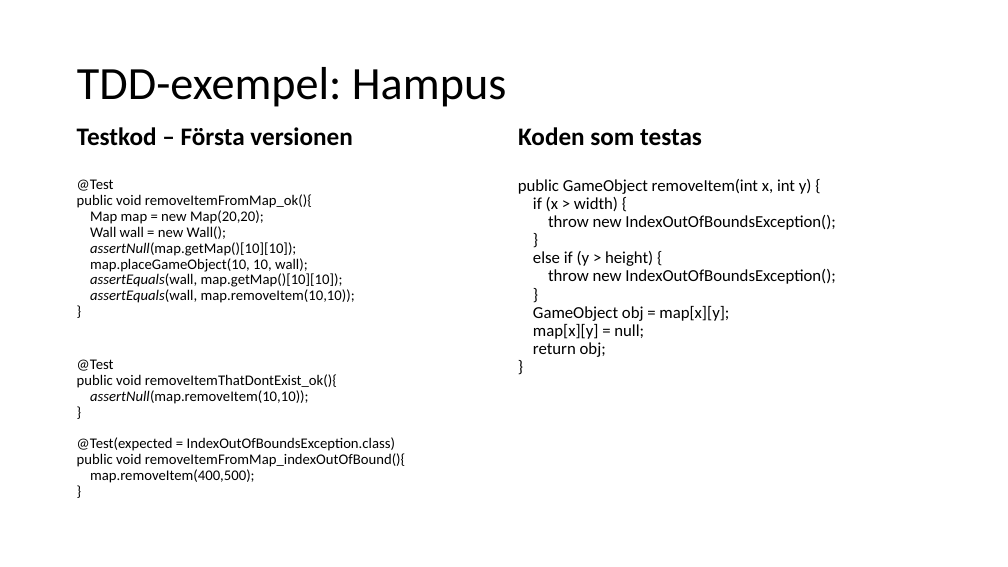
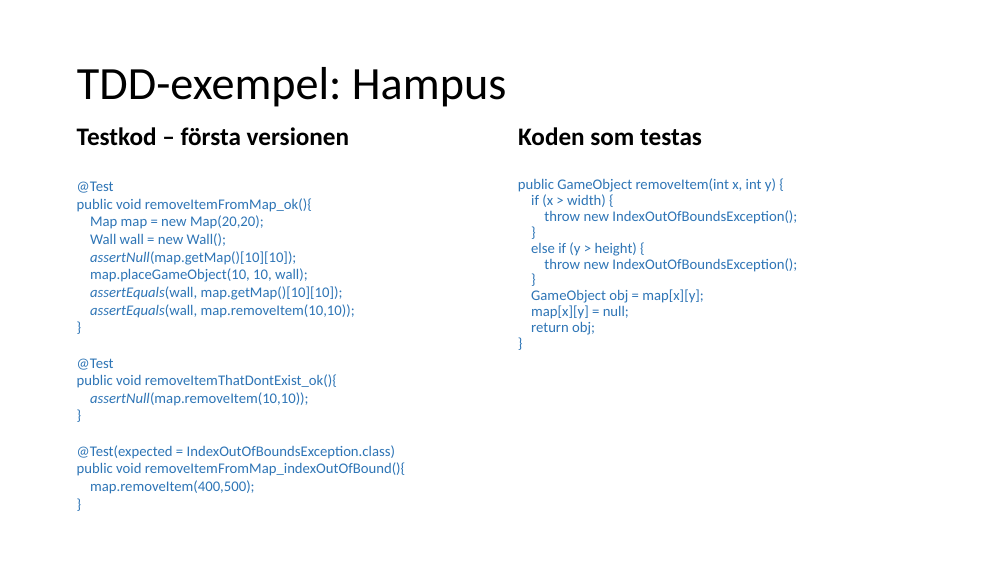
Before and after one commit to hampusidstam/InteGame, a slide deck: slide 10 of docs/Slutredovisning_grp5_v8.pptx. Drawn at 1008x567 pixels with LibreOffice and Linux fonts; fonts in the diff are those of the drawing. Boxes give left, top, right and bottom in pixels: in the first picture for what was removed or moved away, otherwise in the second. Text is boxed around its words. In the diff, an @@ line names an element or a change of style, - is before the commit and + after.

```diff
--- a/docs/Slutredovisning_grp5_v8.pptx
+++ b/docs/Slutredovisning_grp5_v8.pptx
@@ text at bbox=[77, 127, 349, 146]: text changed @@
-Testkod – Första versionen
+Testkod – första versionen
@@ text "@Test public void removeItemFromMap_ok(){ Map ..." at bbox=[77, 181, 405, 494]: text colour #000000 to #2E75B6; line spacing 0.9 to 1; less space between paragraphs @@
@@ text "public GameObject removeItem(int x, int ..." at bbox=[518, 178, 797, 335]: size 16 to 14 pt, text colour #000000 to #2E75B6 @@
```
Also in this commit, not shown: 19 other slides changed, 2 slides added, 5 slides removed.
